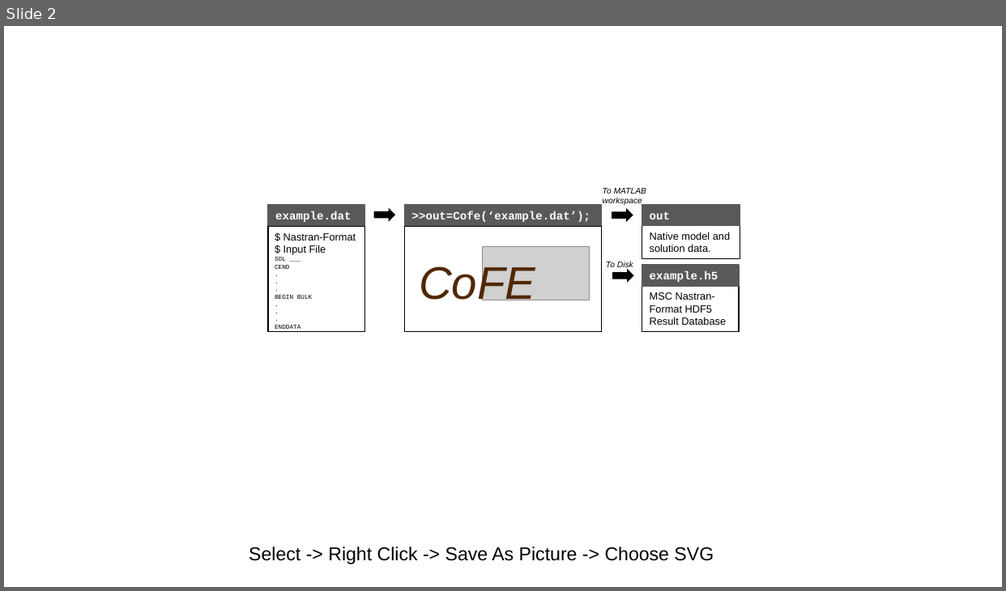
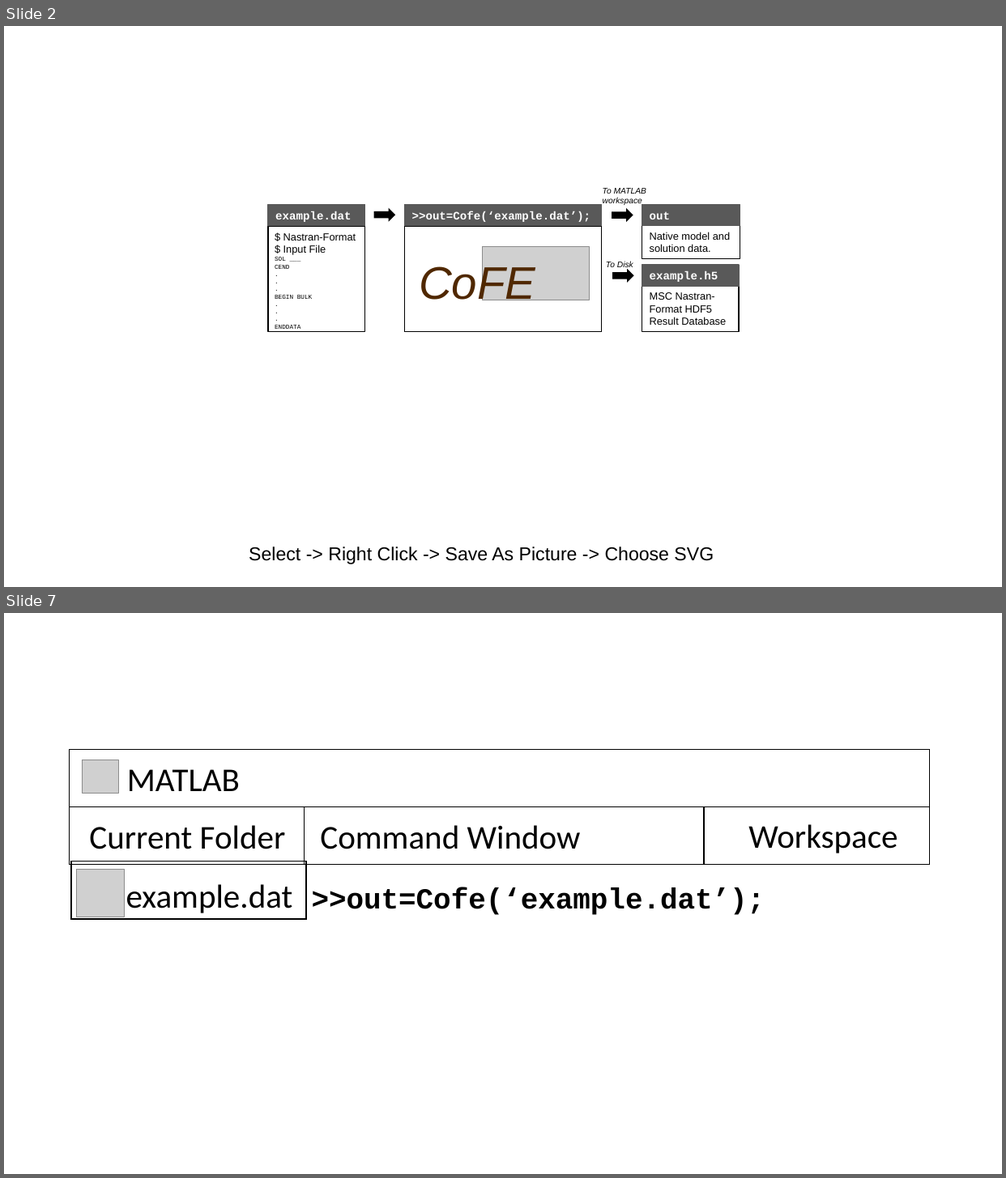
Before and after one commit to vtpasquale/web_assets, a slide deck: src/inputOutput.pptx. Shown one above the other, each under a label of ours: slide 2 before the commit, slides 2 and 7 after it; the slides between them are not shown. The pictures are 1006x591 and 1006x1178 pixels, drawn with LibreOffice and Linux fonts; fonts in the diff are those of the drawing; grey boxes stand for pictures. Boxes give left, top, right and bottom in pixels: in the first picture for what was removed or moved away, otherwise in the second. Text is boxed around its words. In the diff, an @@ line names an element or a change of style, - is before the commit and + after.

```diff
--- a/src/inputOutput.pptx
+++ b/src/inputOutput.pptx
@@ slide 7 added at (x1=4, y1=613, x2=1002, y2=1174), background #FFFFFF @@
@@ rectangle added at (x1=69, y1=749, x2=930, y2=807), outline #000000 1 pt @@
@@ picture added at (x1=82, y1=760, x2=118, y2=793) @@
@@ text added at (x1=127, y1=769, x2=240, y2=791), 32 pt, text #000000 @@
+MATLAB
@@ rectangle added at (x1=69, y1=807, x2=305, y2=865), outline #000000 1 pt @@
@@ rectangle added at (x1=305, y1=807, x2=704, y2=865), outline #000000 1 pt @@
@@ rectangle added at (x1=704, y1=807, x2=930, y2=865), outline #000000 1 pt @@
@@ text added at (x1=89, y1=825, x2=286, y2=850), 32 pt, text #000000 @@
+Current Folder
@@ text added at (x1=320, y1=825, x2=581, y2=850), 32 pt, text #000000 @@
+Command Window
@@ text added at (x1=748, y1=824, x2=897, y2=854), 32 pt, text #000000 @@
+Workspace
@@ rectangle added at (x1=71, y1=862, x2=306, y2=919), outline #000000 1 pt @@
@@ picture added at (x1=77, y1=870, x2=125, y2=918) @@
@@ text added at (x1=126, y1=884, x2=293, y2=914), 32 pt, text #000000 @@
+example.dat
@@ text added at (x1=312, y1=888, x2=765, y2=915), 28 pt, text #000000, bold @@
+>>out=Cofe(‘example.dat’);
```
Also in this commit, not shown: 6 other slides added, 1 other file.
